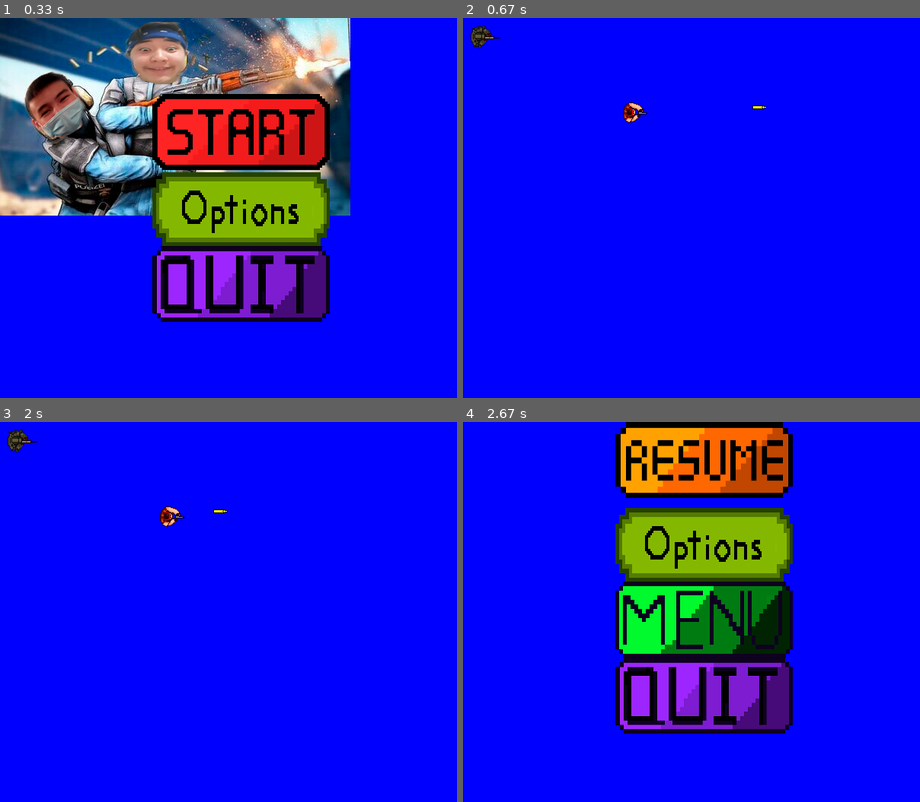
Above: before the commit, frames 1-4 (two rows, left to right).
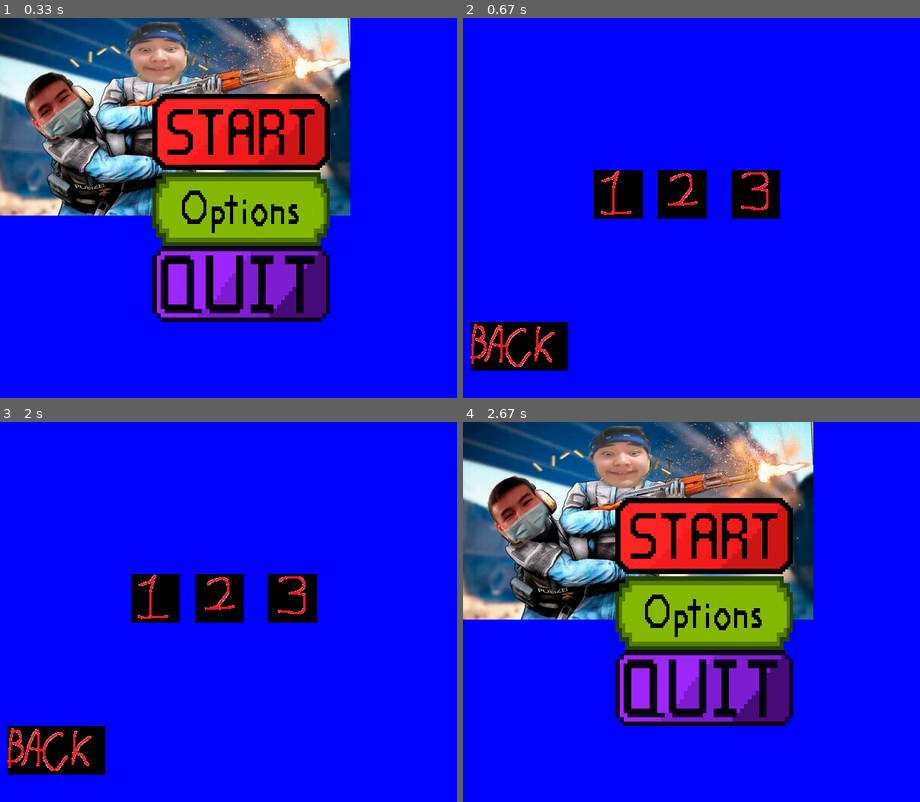
Above: after the commit, the same moments.

Repository: hecker0makhambet/PyGame_Project
Game: pygame game, started from main.py
Two runs of this game, one before a commit and one after it. Both use one fixed random seed, a clock stepped at 60 frames per second and the inputs below.
Inputs (mouse positions are in pixels of both pictures, inside the frame that each line leads up to):
- Up to frame 1 (0.33 s): no input
- Up to frame 2 (0.67 s): press the mouse at (705, 132) at 0.37 s; move the mouse to (718, 211) at 0.47 s; release the mouse at (737, 291) at 0.6 s
- Up to frame 3 (2 s): press the mouse at (219, 596) at 0.7 s; move the mouse to (137, 608) at 0.8 s; release the mouse at (59, 619) at 0.93 s; hold Esc 1-1.47 s; hold Right 1-1.47 s; move the mouse to (137, 475) at 1.03 s; press the mouse at (242, 543) at 1.53 s; move the mouse to (150, 585) at 1.63 s; release the mouse at (63, 631) at 1.77 s; press the mouse at (242, 536) at 1.87 s; move the mouse to (182, 634) at 1.97 s
- Up to frame 4 (2.67 s): release the mouse at (590, 733) at 2.1 s; hold Esc 2.17-2.63 s; hold D 2.17-2.63 s; tap Space at 2.23, 2.53 s

Frame 1 is identical in both runs. In frame 2, 7.2% of the frame differs, in the area x 1-70%, y 2-93%; in frame 3, 7.2%; in frame 4, 46%, in the area x 0-77%, y 0-82%.

Commit message:
Добавил окно выбора уровней(сами уровни еще не добавил)

Diff:
--- a/main.py
+++ b/main.py
@@ -31,6 +31,44 @@
 player_sprites = pygame.sprite.Group()
 
 
+def load_level(level):
+    game()
+
+
+def levels():
+    global current_window
+    screen.fill(BLUE)
+    levels_sprites = pygame.sprite.Group()
+    btn_1 = Button('levels_btn1', levels_sprites, (172, 200))
+    btn_2 = Button('levels_btn2', levels_sprites, (256, 200))
+    btn_3 = Button('levels_btn3', levels_sprites, (352, 200))
+    back_btn = Button('levels_back', levels_sprites, (10, 400))
+    levels_running = True
+    while levels_running:
+        for event in pygame.event.get():
+            if event.type == pygame.QUIT:
+                sys.exit()
+            if event.type == pygame.KEYDOWN:
+                if event.key == pygame.K_ESCAPE:
+                    current_window = 'main_menu'
+                    return
+        if btn_1.clicked:
+            load_level(1)
+            return
+        if btn_2.clicked:
+            load_level(2)
+            return
+        if btn_3.clicked:
+            load_level(3)
+            return
+        if back_btn.clicked:
+            current_window = 'main_menu'
+            return
+        levels_sprites.update()
+        levels_sprites.draw(screen)
+        pygame.display.flip()
+
+
 def clear_sprites():
     global all_sprites, enemy_sprites, player_bullet_sprites, enemy_bullet_sprites, player_sprites
     all_sprites.empty()
@@ -41,7 +79,6 @@
 
 
 def game():
-    global current_window
     clear_sprites()
     enemy = Enemy((200, 100), all_sprites, enemy_sprites)
     player = Player(all_sprites)
@@ -73,7 +110,7 @@
         all_sprites.update()
         all_sprites.draw(screen)
         pygame.display.flip()
-        if player.kill_value:
+        if player.kill_value and player.player_die_time > 10:
             game_over()
             return
 
@@ -83,7 +120,7 @@
     screen.fill(BLUE)
     screen.blit(pygame.transform.scale(load_image('gameover.png'), (WIDTH, HEIGHT)), (0, 0))
     game_over_sprites = pygame.sprite.Group()
-    inscription = Button('game_over_image', game_over_sprites, (75, 400))
+    inscription = Button('game_over', game_over_sprites, (75, 400))
     game_over_running = True
     while game_over_running:
         for event in pygame.event.get():
@@ -106,9 +143,9 @@
     screen.fill(BLUE)
     main_menu_sprites = pygame.sprite.Group()
     screen.blit(load_image('preview-image-1.png'), (0, 0))
-    start_btn = Button('main_menu_start_images', main_menu_sprites, (200, 100))
-    settings_btn = Button('main_menu_settings_images', main_menu_sprites, (200, 200))
-    quit_btn = Button('main_menu_quit_images', main_menu_sprites, (200, 300))
+    start_btn = Button('main_menu_start', main_menu_sprites, (200, 100))
+    settings_btn = Button('main_menu_settings', main_menu_sprites, (200, 200))
+    quit_btn = Button('main_menu_quit', main_menu_sprites, (200, 300))
     start_screen_running = True
     while start_screen_running:
         for event in pygame.event.get():
@@ -120,7 +157,7 @@
                 pass
         main_menu_sprites.update()
         if start_btn.clicked:
-            current_window = 'game'
+            current_window = 'levels'
             return
         if settings_btn.clicked:
             settings()
@@ -139,10 +176,10 @@
     screen.fill(BLUE)
     pause_sprites = pygame.sprite.Group()
     pause_running = True
-    resume_btn = Button('pause_resume_images', pause_sprites, (200, 0))
-    settings_btn = Button('pause_settings_images', pause_sprites, (200, 110))
-    menu_btn = Button('pause_main_menu_images', pause_sprites, (200, 210))
-    quit_btn = Button('pause_quit_images', pause_sprites, (200, 310))
+    resume_btn = Button('pause_resume', pause_sprites, (200, 0))
+    settings_btn = Button('pause_settings', pause_sprites, (200, 110))
+    menu_btn = Button('pause_main_menu', pause_sprites, (200, 210))
+    quit_btn = Button('pause_quit', pause_sprites, (200, 310))
     while pause_running:
         for event in pygame.event.get():
             if event.type == pygame.QUIT:
@@ -191,22 +228,26 @@
 
 
 class Button(pygame.sprite.Sprite):
-    images = {'main_menu_start_images': [load_image('start-1.png'),
-                                         load_image('start-2.png'),
-                                         load_image('start-3.png')],
-              'main_menu_settings_images': [pygame.transform.scale(load_image('settings-1.png'), (233, 100)),
-                                            pygame.transform.scale(load_image('settings-2.png', -1), (233, 100))],
-              'main_menu_quit_images': [pygame.transform.scale(load_image('quit-1.png', -1), (233, 100)),
-                                        pygame.transform.scale(load_image('quit-2.png', -1), (233, 100))],
-              'pause_resume_images': [pygame.transform.scale(load_image('resume-1.png', -1), (233, 100)),
-                                      pygame.transform.scale(load_image('resume-2.png', -1), (233, 100))],
-              'pause_settings_images': [pygame.transform.scale(load_image('settings-1.png'), (233, 100)),
-                                        pygame.transform.scale(load_image('settings-2.png', -1), (233, 100))],
-              'pause_main_menu_images': [pygame.transform.scale(load_image('menu-1.png', -1), (233, 100)),
-                                         pygame.transform.scale(load_image('menu-2.png', -1), (233, 100))],
-              'pause_quit_images': [pygame.transform.scale(load_image('quit-1.png', -1), (233, 100)),
-                                    pygame.transform.scale(load_image('quit-2.png', -1), (233, 100))],
-              'game_over_image': [load_image('gameover-inscription.png', -1)]
+    images = {'main_menu_start': [load_image('start-1.png'),
+                                  load_image('start-2.png'),
+                                  load_image('start-3.png')],
+              'main_menu_settings': [pygame.transform.scale(load_image('settings-1.png'), (233, 100)),
+                                     pygame.transform.scale(load_image('settings-2.png', -1), (233, 100))],
+              'main_menu_quit': [pygame.transform.scale(load_image('quit-1.png', -1), (233, 100)),
+                                 pygame.transform.scale(load_image('quit-2.png', -1), (233, 100))],
+              'pause_resume': [pygame.transform.scale(load_image('resume-1.png', -1), (233, 100)),
+                               pygame.transform.scale(load_image('resume-2.png', -1), (233, 100))],
+              'pause_settings': [pygame.transform.scale(load_image('settings-1.png'), (233, 100)),
+                                 pygame.transform.scale(load_image('settings-2.png', -1), (233, 100))],
+              'pause_main_menu': [pygame.transform.scale(load_image('menu-1.png', -1), (233, 100)),
+                                  pygame.transform.scale(load_image('menu-2.png', -1), (233, 100))],
+              'pause_quit': [pygame.transform.scale(load_image('quit-1.png', -1), (233, 100)),
+                             pygame.transform.scale(load_image('quit-2.png', -1), (233, 100))],
+              'game_over': [load_image('gameover-inscription.png', -1)],
+              'levels_btn1': [load_image('btn-1.png')],
+              'levels_btn2': [load_image('btn-2.png')],
+              'levels_btn3': [load_image('btn-3.png')],
+              'levels_back': [load_image('back-1.png')]
               }
 
     def __init__(self, name, group, pos):
@@ -413,5 +454,5 @@
     while running:
         if current_window == 'main_menu':
             main_menu()
-        if current_window == 'game':
-            game()
+        if current_window == 'levels':
+            levels()
Binary file added: data/images/back-1.png
Binary file added: data/images/btn-1.png
Binary file added: data/images/btn-2.png
Binary file added: data/images/btn-3.png
